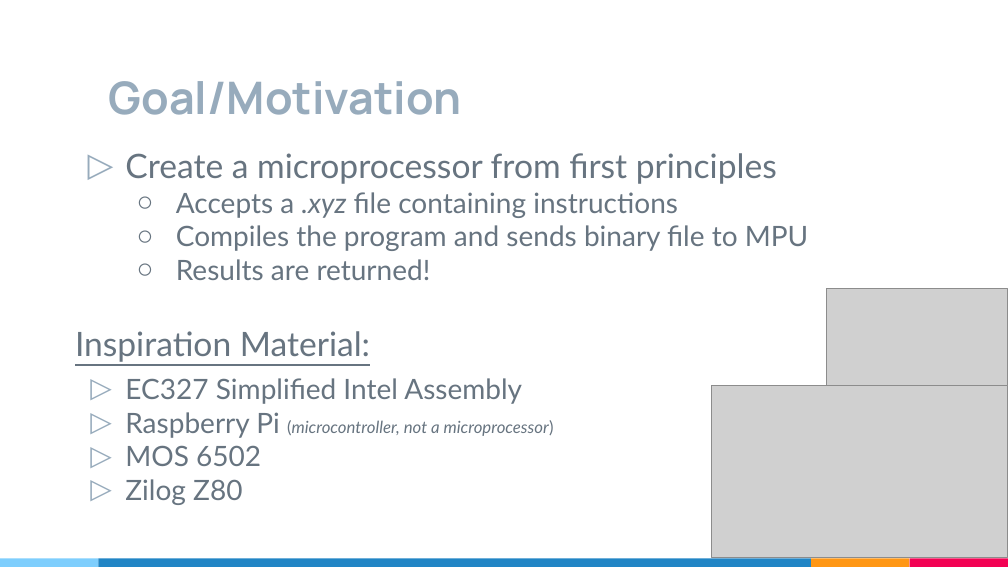
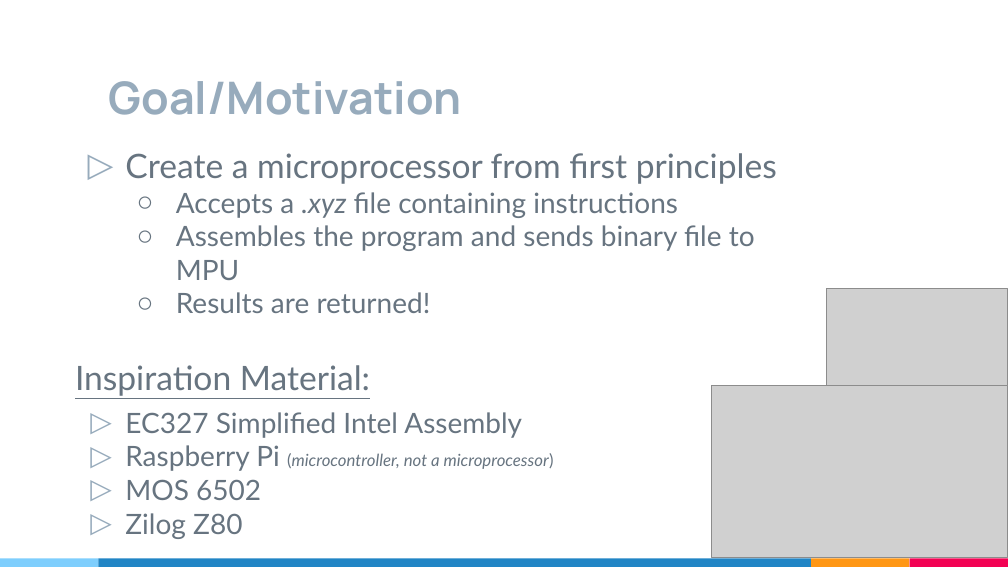
Before and after one commit to mwae-bu/EC311-XYZ-Final_Project, a slide deck: slide 2 of EC311 XYZ Final Project Presentation.pptx. Drawn at 1008x567 pixels with LibreOffice and Linux fonts; fonts in the diff are those of the drawing; grey boxes stand for pictures. Boxes give left, top, right and bottom in pixels: in the first picture for what was removed or moved away, otherwise in the second. Text is boxed around its words. In the diff, an @@ line names an element or a change of style, - is before the commit and + after.

```diff
--- a/EC311 XYZ Final Project Presentation.pptx
+++ b/EC311 XYZ Final Project Presentation.pptx
@@ text at <box>176,225,755,280</box>: text changed @@
-  ○ Compiles the program and sends binary file to MPU
+  ○ Assembles the program and sends binary file to MPU
```
Also in this commit, not shown: 7 other slides changed.
